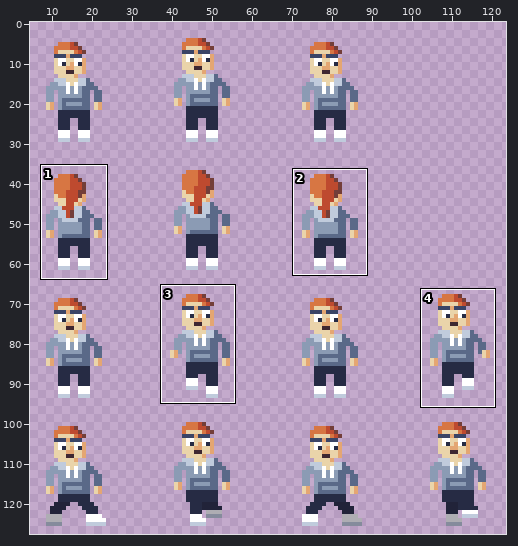
Pixel-art file: assets/textures/characters/normaali_huppari_32.aseprite. The first picture is a wide view before the edit; the outline marks the close-up.
Close-up. Before:
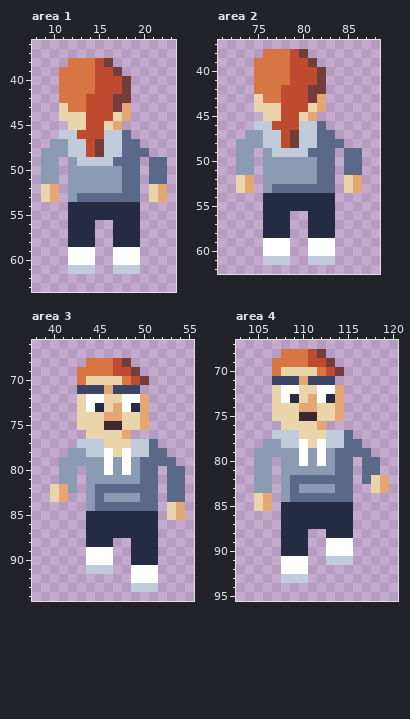
128x128 pixels, 1 frame. Shown: area 1: x 8..23, y 36..63; area 2: x 71..88, y 37..62; area 3: x 38..55, y 66..94; area 4: x 103..120, y 67..95. The wide view leaves out empty margins. The commit also changed other parts of the picture, which this record leaves out.
New version:
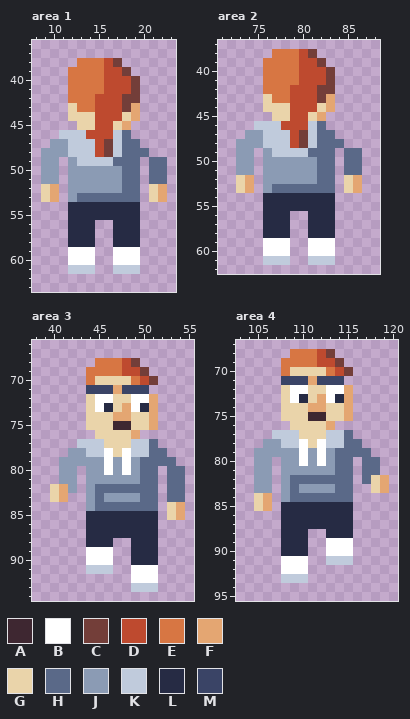
Palette (. is transparent): A #3e2731  B #ffffff  C #733e39  D #be4a2f  E #d77643  F #e4a672  G #ead4aa  H #5a6988  J #8b9bb4  K #c0cbdc  L #262b44  M #3a4466
The exact change:
Changed rows in their new state; - is an unchanged pixel.
Area 1:
first column x 11:
38 -.--EDC--
39 .---E-DC-
40 .---E--DC
41 .---E--DC
42 .--E--D-C
43 .G-E--DCF
44 .--G--DGF
45 -.-G-DGF-
46 --K--D---
47 ---KDC---
48 ---KDC---
Area 2:
first column x 75:
38 -.--EDC--
39 .---E-DC-
40 .---E--DC
41 .---E--DC
42 .--E--D-C
43 .G-E--DCF
44 .--G--DGF
45 -.-G-DGF-
46 --K--D---
47 ---KDC---
48 ---KDC---
Area 3:
first column x 43:
68 -.--EDC--
69 .---E-DC-
70 .E---GEDC
71 .--MF--M-
72 .G-B-G-BF
73 .GBLGFBLF
74 .--G-F-GF
75 .--G-A-GF
76 -.---GF--
Area 4:
first column x 107:
68 -.--EDC--
69 .---E-DC-
70 .E---GEDC
71 .--MF--M-
72 .G-B-G-BF
73 .GBLGFBLF
74 .--G-F-GF
75 .--G-A-GF
76 -.---GF--
Boxes around the changes in both close-ups, in picture pixels (x1, y1, x2, y2):
changed: (59, 58, 140, 157)
changed: (254, 49, 335, 148)
changed: (77, 358, 158, 439)
changed: (272, 349, 353, 430)
